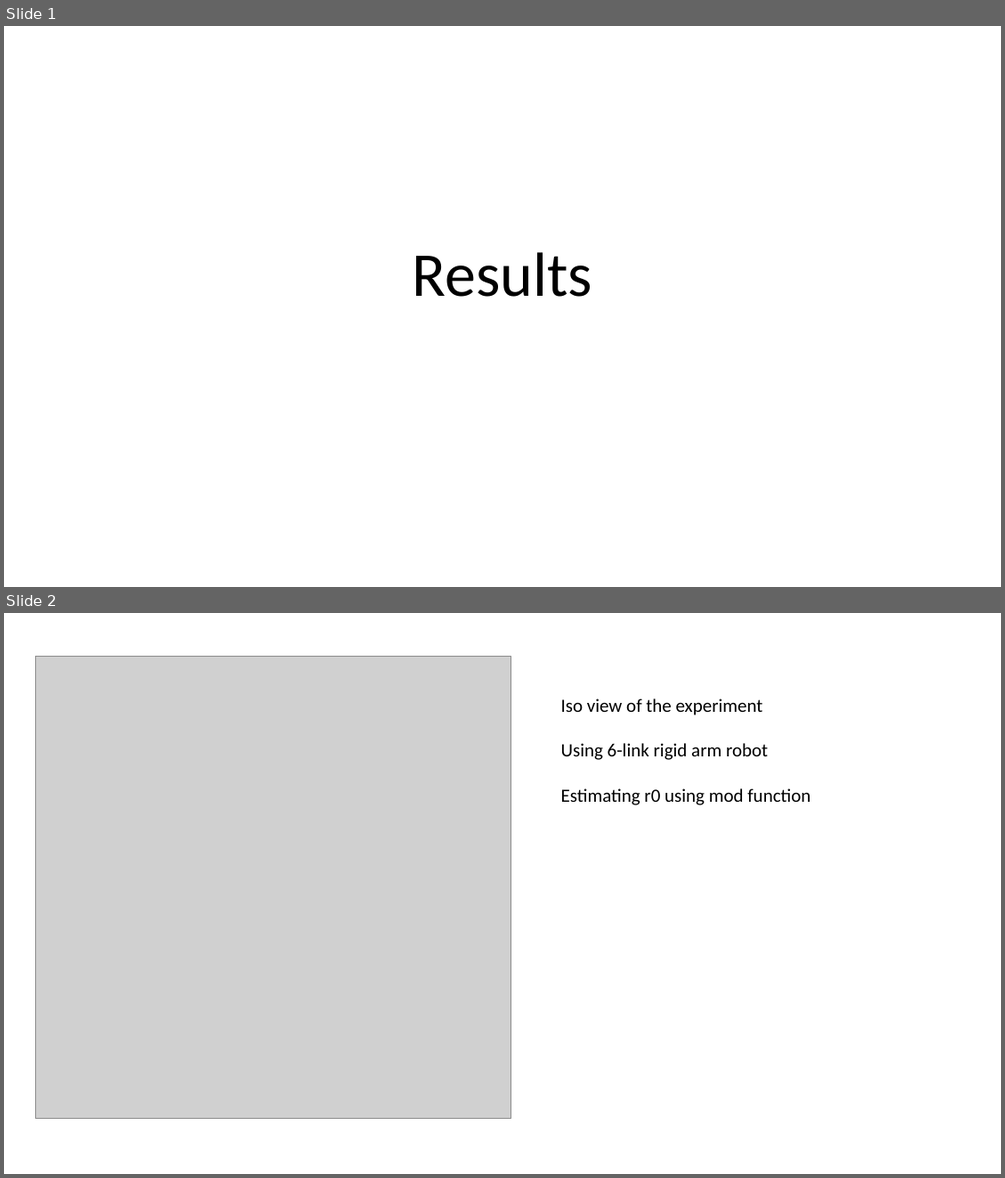
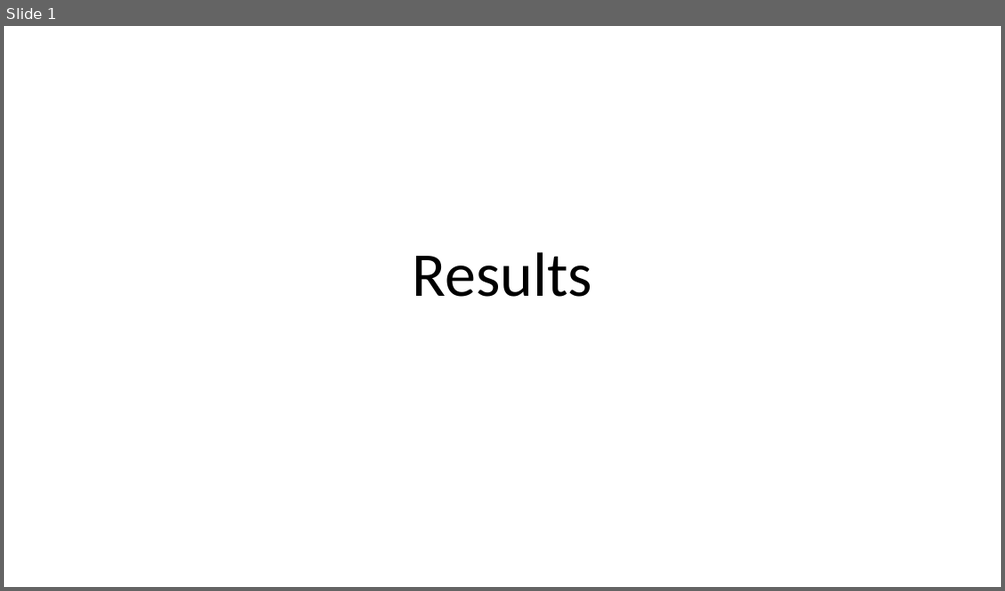
Before and after one commit to zhiqiao0256/iros2022, a slide deck: results.pptx. Shown one above the other, each under a label of ours: slides 1 and 2 before the commit, slide 1 after it. The pictures are 1005x1178 and 1005x591 pixels, drawn with LibreOffice and Linux fonts; fonts in the diff are those of the drawing; grey boxes stand for pictures. Boxes give left, top, right and bottom in pixels: in the first picture for what was removed or moved away, otherwise in the second. Text is boxed around its words. In the diff, an @@ line names an element or a change of style, - is before the commit and + after.

```diff
--- a/results.pptx
+++ b/results.pptx
@@ slide 2 removed at [4,613,1001,1174], background #FFFFFF @@
@@ picture removed at [35,656,510,1118] @@
@@ text removed at [561,698,810,805] @@
-Iso view of the experiment
-Using 6-link rigid arm robot
-Estimating r0 using mod function
```
Also in this commit, not shown: 3 other slides removed, 11 other files.
